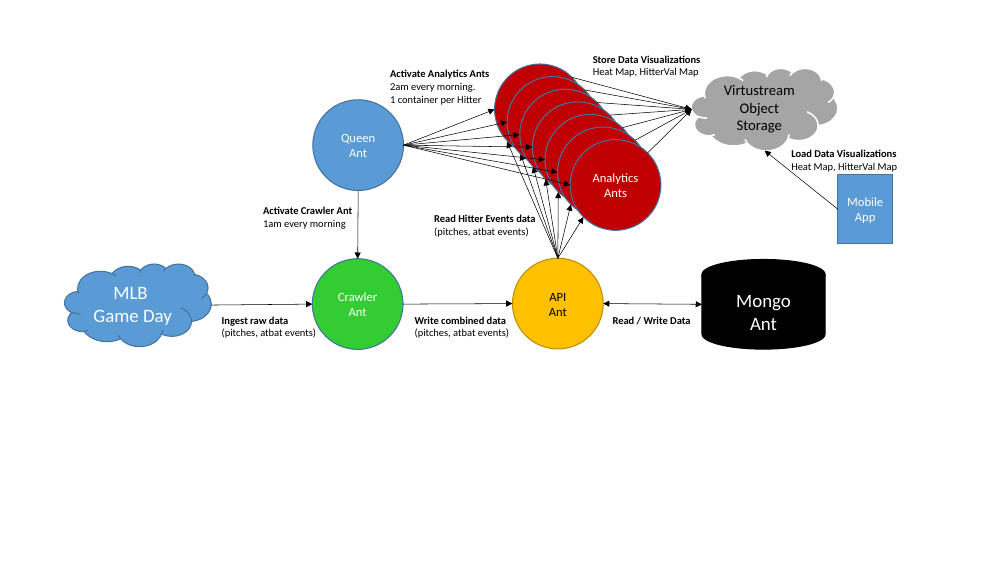
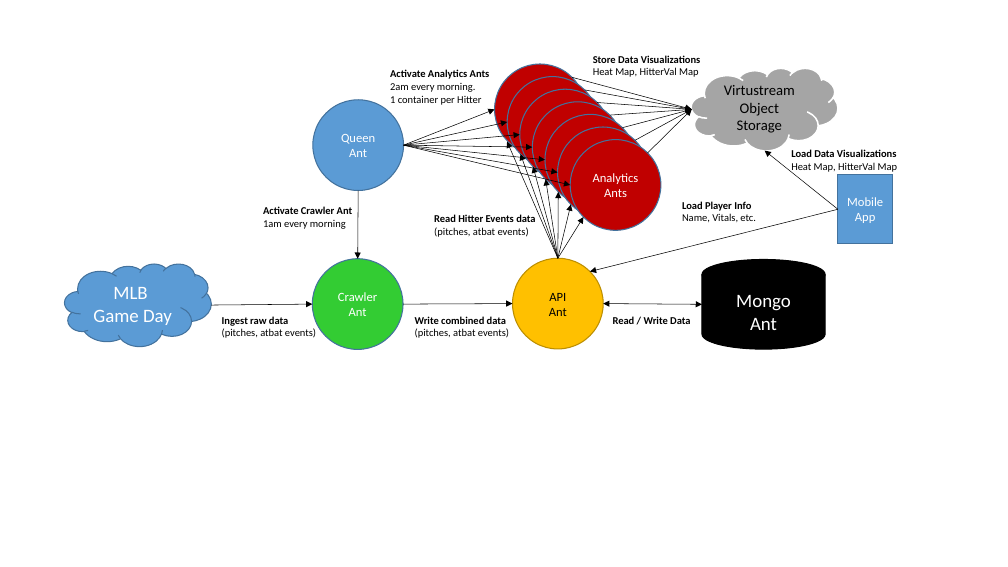
Before and after one commit to fire-ants/mlb-admin, a slide deck: slide 1 of admin/MLB-PitchersFriend-ApplicationFlow.pptx. Drawn at 1008x567 pixels with LibreOffice and Linux fonts; fonts in the diff are those of the drawing. Boxes give left, top, right and bottom in pixels: in the first picture for what was removed or moved away, otherwise in the second. Text is boxed around its words. In the diff, an @@ line names an element or a change of style, - is before the commit and + after.

```diff
--- a/admin/MLB-PitchersFriend-ApplicationFlow.pptx
+++ b/admin/MLB-PitchersFriend-ApplicationFlow.pptx
@@ arrow added from (838, 209) to (590, 271), #000000 0.5 pt @@
@@ text added at (x1=682, y1=201, x2=756, y2=222), 10 pt, text #000000 @@
+Load Player Info
+Name, Vitals, etc.
```
Also in this commit, not shown: 1 other file.
